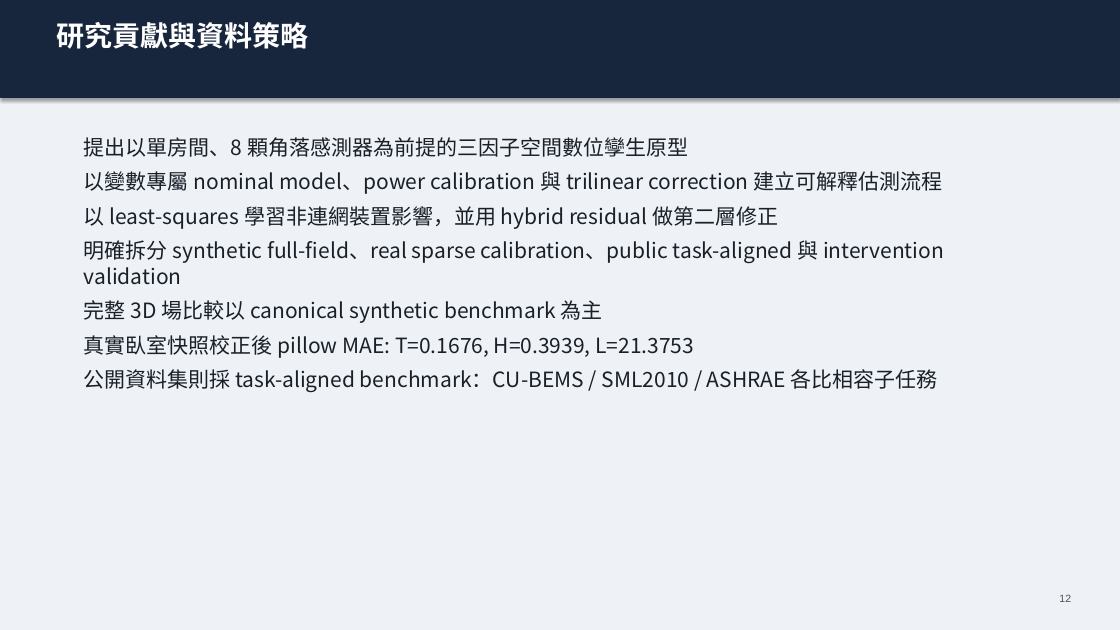
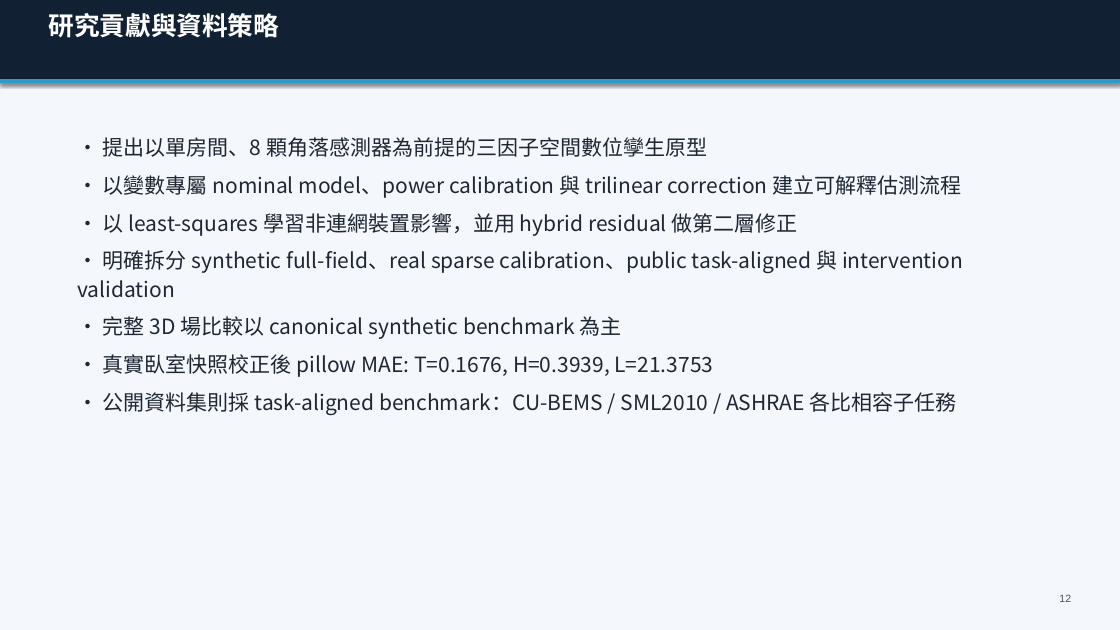
Before and after one commit to Yunitrish006006/A-Spatial-Digital-Twin-Prototype-for-Indoor-Spaces-with-Environmental-Factors, a slide deck: slide 12 of docs/papers/thesis/thesis_presentation_zh.pptx. Drawn at 1120x630 pixels with LibreOffice and Linux fonts; fonts in the diff are those of the drawing. Boxes give left, top, right and bottom in pixels: in the first picture for what was removed or moved away, otherwise in the second. Text is boxed around its words. In the diff, an @@ line names an element or a change of style, - is before the commit and + after.

```diff
--- a/docs/papers/thesis/thesis_presentation_zh.pptx
+++ b/docs/papers/thesis/thesis_presentation_zh.pptx
@@ background #EEF2F7 to #F4F7FB @@
@@ rectangle: place and size @@
-rectangle at box(0, 0, 1120, 97)
+rectangle at box(0, 0, 1120, 82)
@@ rectangle at box(0, 0, 1120, 82): fill #17253D to #122033; outline #17253D 0.75 pt to #122033 0.75 pt @@
@@ text "研究貢獻與資料策略" at box(49, 13, 280, 38): size 24 to 22 pt @@
@@ rectangle added at box(0, 80, 1120, 82), fill #2D9BC8, outline #2D9BC8 0.75 pt @@
@@ text at box(77, 137, 963, 415): text changed; text colour #192028 to #1E2733 @@
-提出以單房間、8 顆角落感測器為前提的三因子空間數位孿生原型
-以變數專屬 nominal model、power calibration 與 trilinear correction 建立可解釋估測流程
-以 least-squares 學習非連網裝置影響，並用 hybrid residual 做第二層修正
-明確拆分 synthetic full-field、real sparse calibration、public task-aligned 與 intervention validation
-完整 3D 場比較以 canonical synthetic benchmark 為主
-真實臥室快照校正後 pillow MAE: T=0.1676, H=0.3939, L=21.3753
-公開資料集則採 task-aligned benchmark：CU-BEMS / SML2010 / ASHRAE 各比相容子任務
+• 提出以單房間、8 顆角落感測器為前提的三因子空間數位孿生原型
+• 以變數專屬 nominal model、power calibration 與 trilinear correction 建立可解釋估測流程
+• 以 least-squares 學習非連網裝置影響，並用 hybrid residual 做第二層修正
+• 明確拆分 synthetic full-field、real sparse calibration、public task-aligned 與 intervention validation
+• 完整 3D 場比較以 canonical synthetic benchmark 為主
+• 真實臥室快照校正後 pillow MAE: T=0.1676, H=0.3939, L=21.3753
+• 公開資料集則採 task-aligned benchmark：CU-BEMS / SML2010 / ASHRAE 各比相容子任務
```
Also in this commit, not shown: 40 other slides changed, 2 other files.
